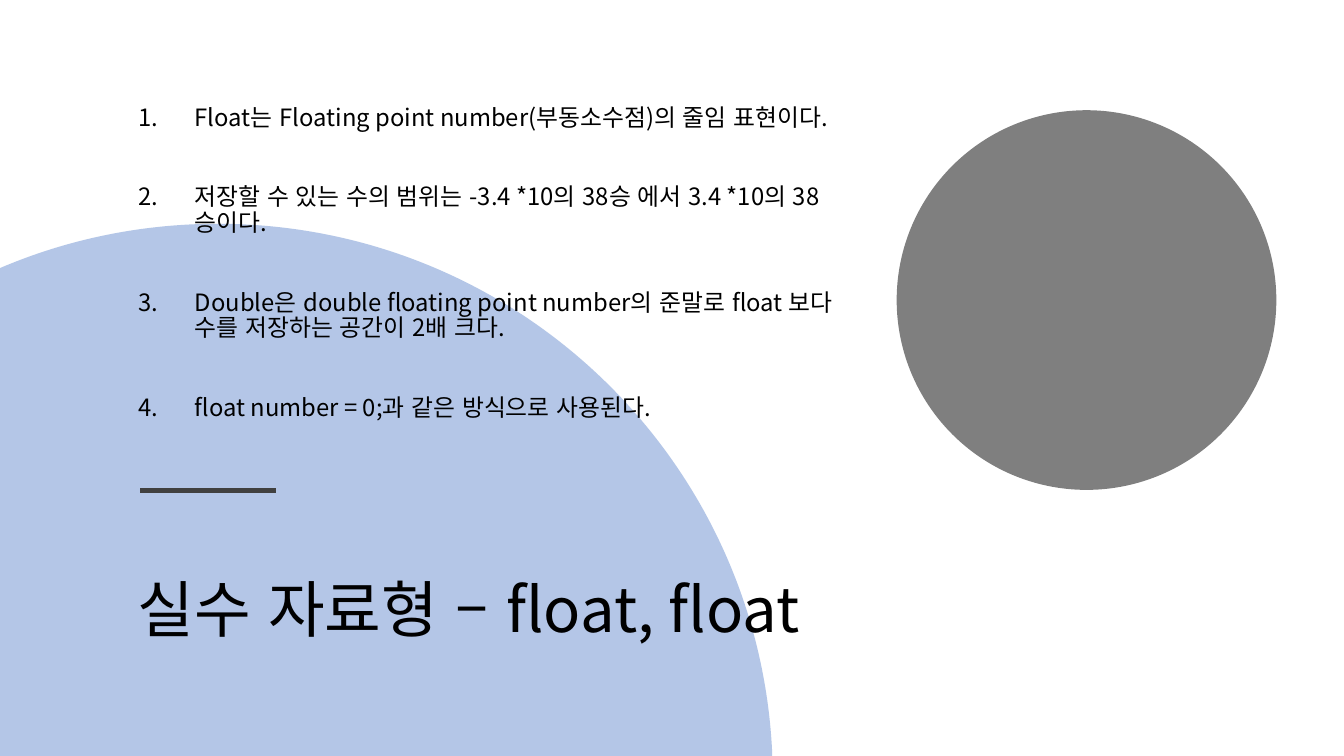
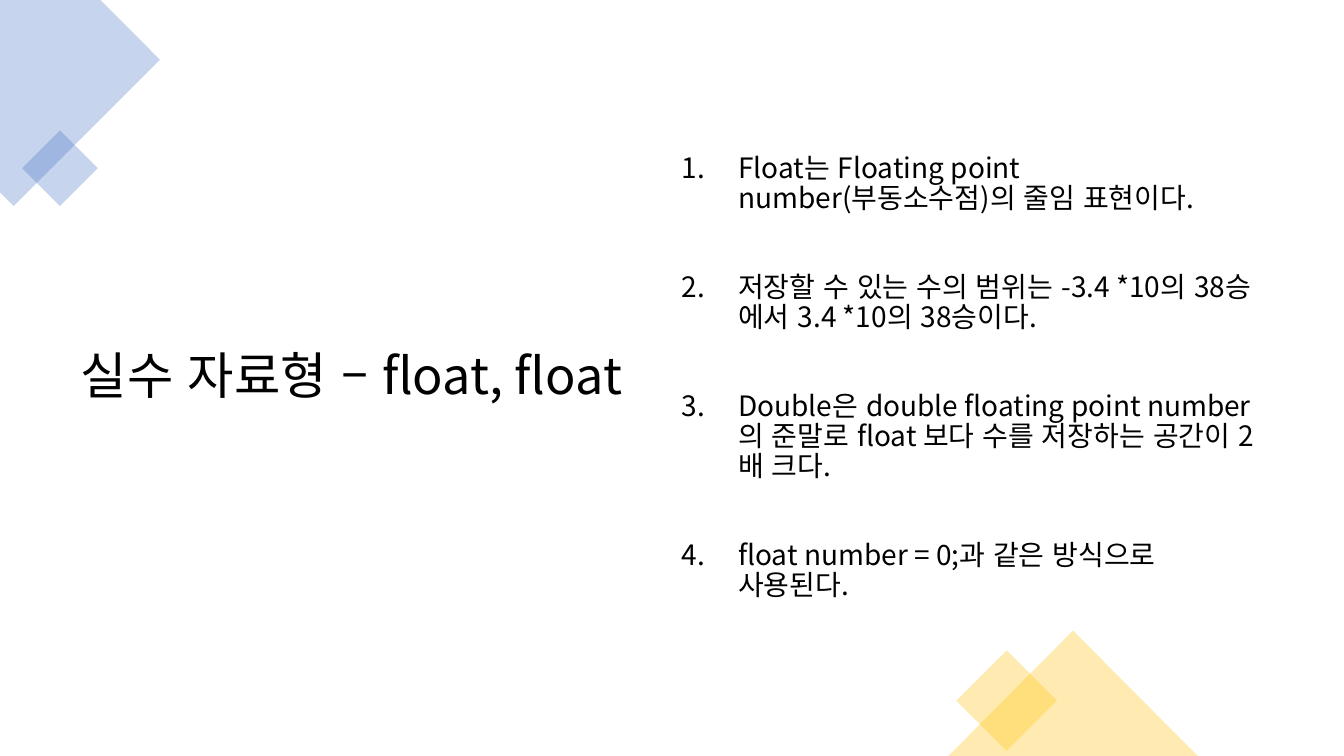
Before and after one commit to kjh99660/Study_powerpoint, a slide deck: slide 9 of c# 스터디 1주 차.pptx (slide 7 before the commit). Drawn at 1344x756 pixels with LibreOffice and Linux fonts; fonts in the diff are those of the drawing. Boxes give left, top, right and bottom in pixels: in the first picture for what was removed or moved away, otherwise in the second. Text is boxed around its words. In the diff, an @@ line names an element or a change of style, - is before the commit and + after.

```diff
--- a/c# 스터디 1주 차.pptx
+++ b/c# 스터디 1주 차.pptx
@@ freeform shape added at <box>0,0,160,206</box>, fill #4472C4 at 30% opacity @@
@@ title "실수 자료형 – float, float": place and size @@
-title "실수 자료형 – float, float" at <box>138,569,800,648</box>
+title "실수 자료형 – float, float" at <box>81,352,622,404</box>
@@ title "실수 자료형 – float, float" at <box>81,352,622,404</box>: size 44 to 36 pt @@
@@ text "Float는 Floating point number(부동소수점)의 줄임 ...": place and size @@
-text "Float는 Floating point number(부동소수점)의 줄임 ..." at <box>195,106,832,422</box>
+text "Float는 Floating point number(부동소수점)의 줄임 ..." at <box>738,155,1251,598</box>
@@ text "Float는 Floating point number(부동소수점)의 줄임 ..." at <box>738,155,1251,598</box>: size 17 to 20 pt @@
@@ ellipse removed at <box>897,110,1277,490</box> @@
@@ rectangle added at <box>22,130,98,206</box>, fill #4472C4 at 30% opacity @@
@@ freeform shape removed at <box>0,224,772,756</box> @@
@@ line removed from (140, 491) to (276, 491) @@
@@ triangle added at <box>949,631,1198,756</box>, fill #FFC000 at 30% opacity @@
@@ rectangle added at <box>956,651,1057,752</box>, fill #FFC000 at 30% opacity @@
```
Also in this commit, not shown: 17 other slides changed, 3 slides added, 1 slide removed, 6 other files.
